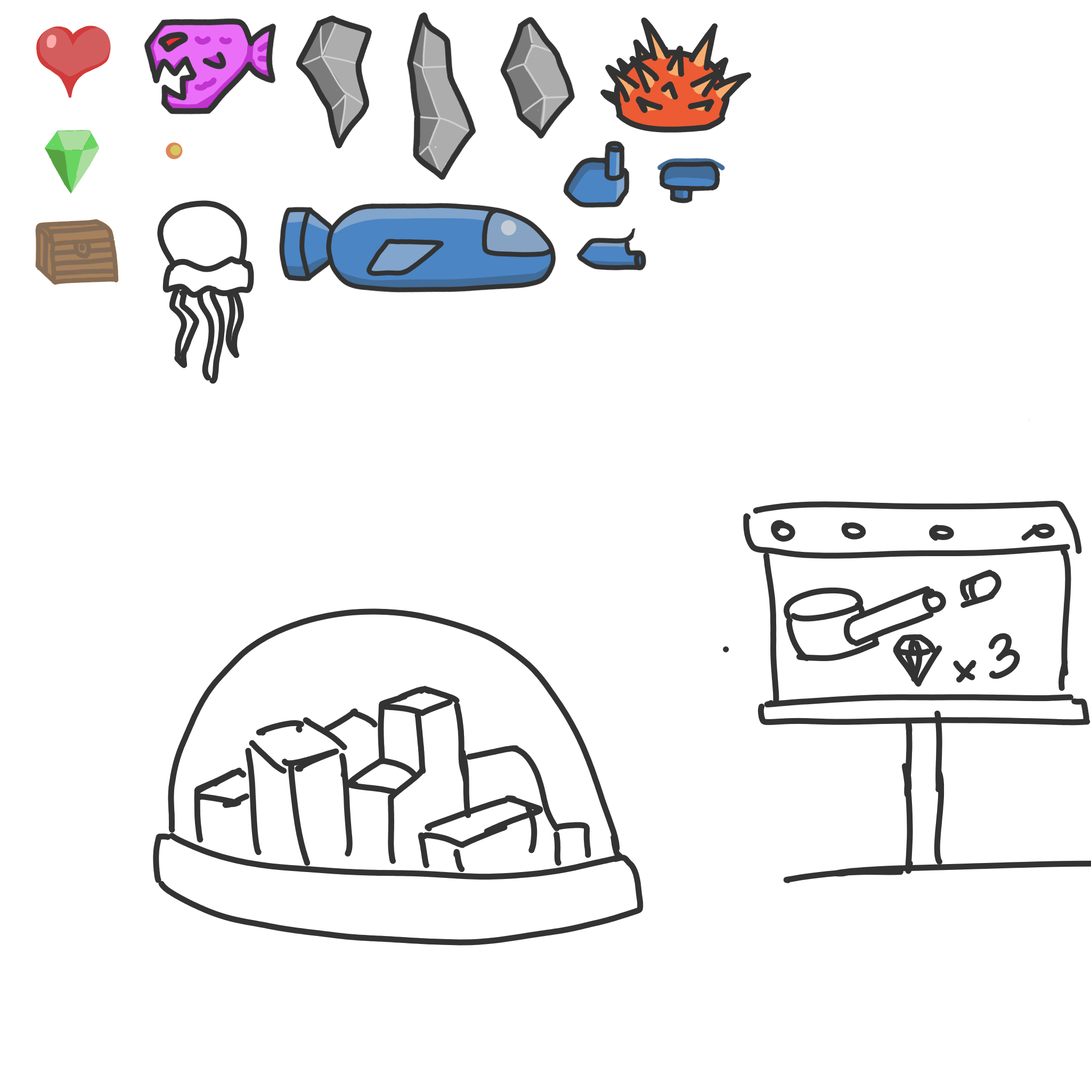
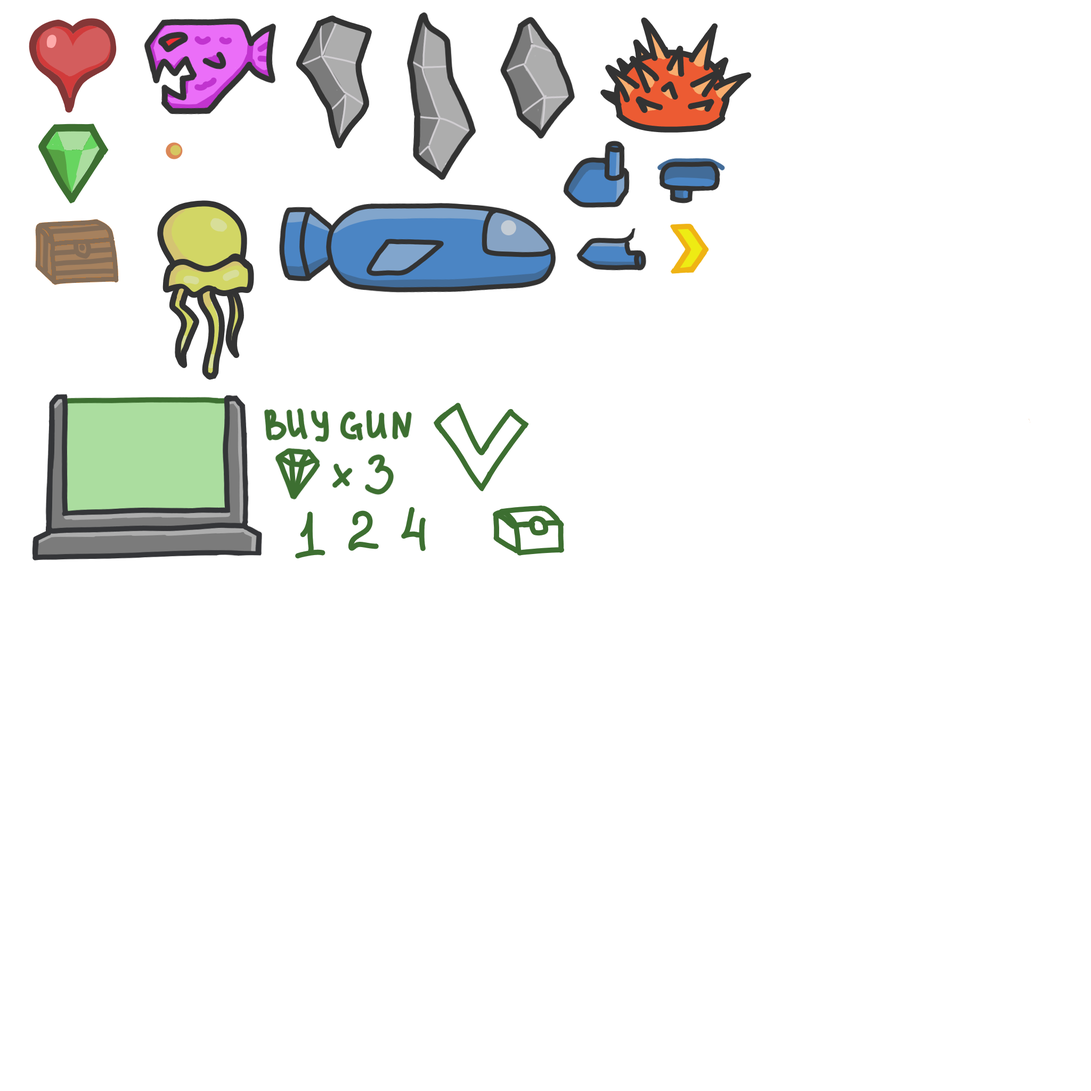
The second w=1091, h=1091 image is a revision of the first. Changes to its layers:
pixels changed over [28, 18, 1091, 947] (layer not identified)
